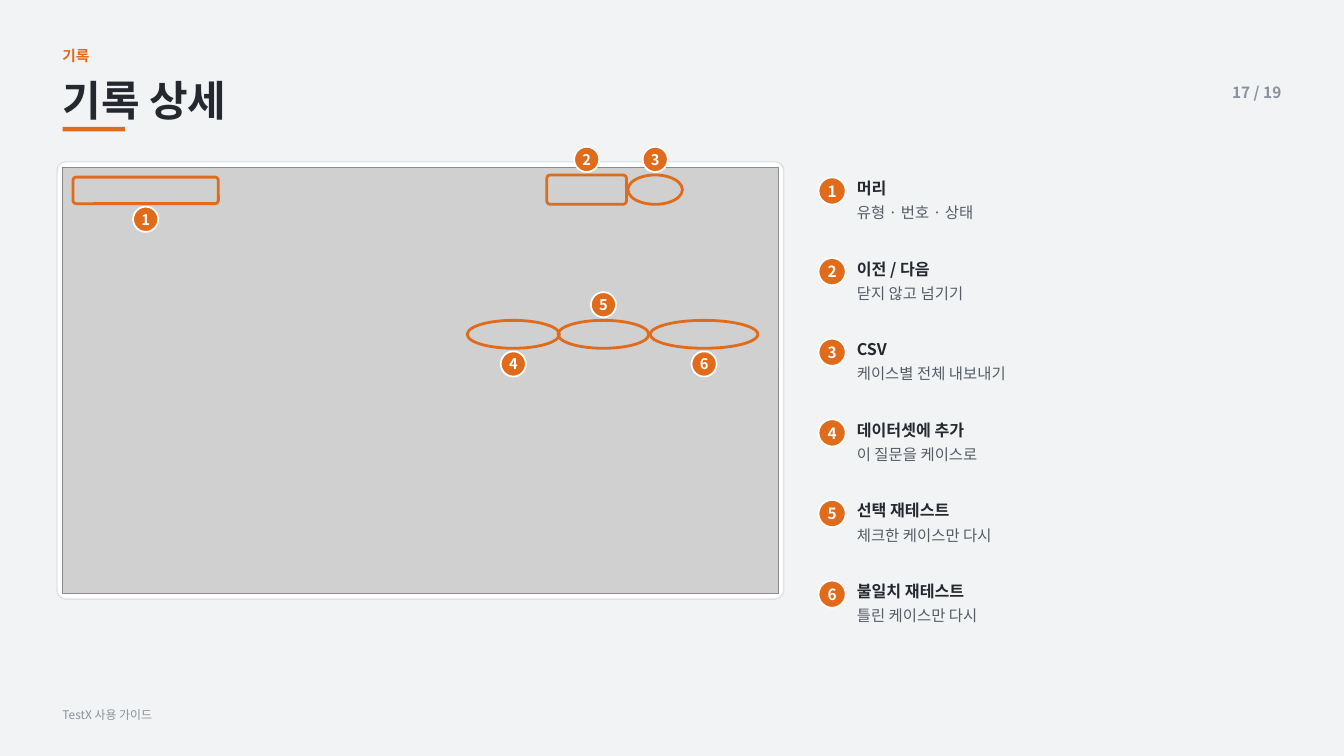
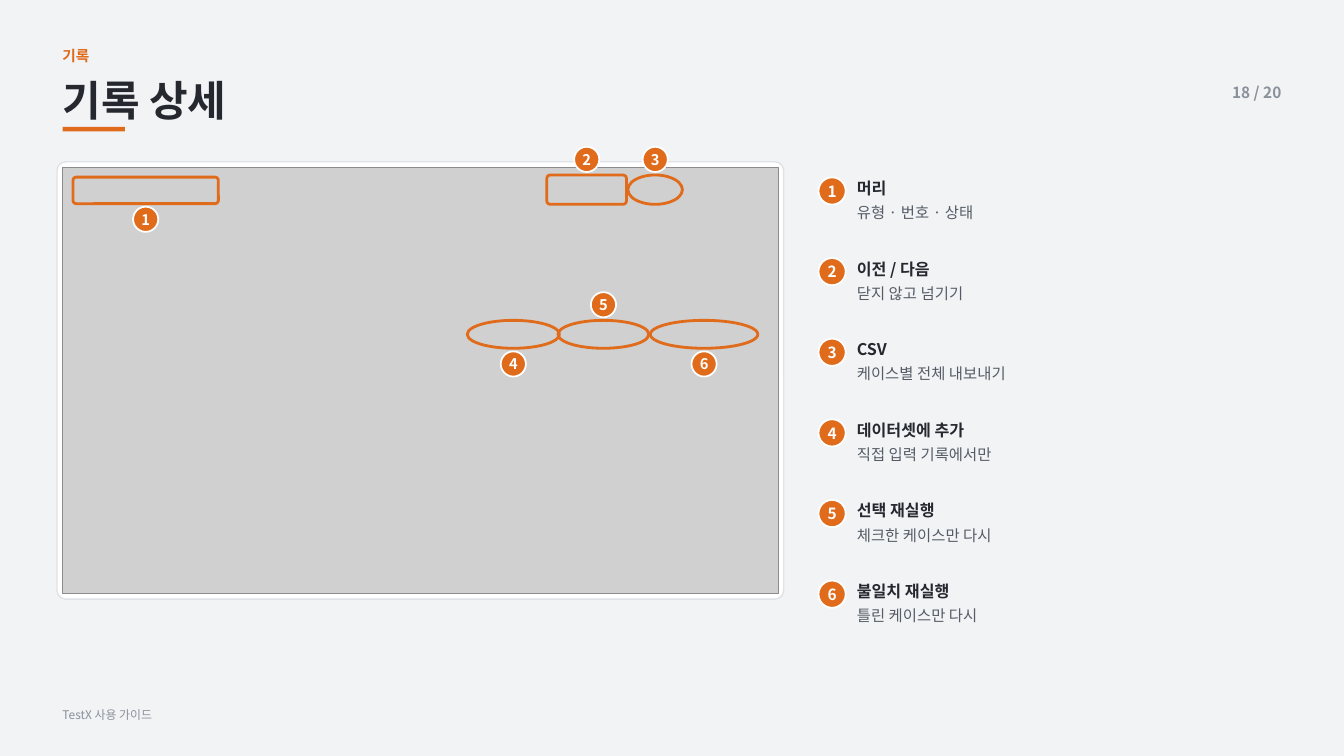
Before and after one commit to devGWeloper/AutoPrompt, a slide deck: slide 19 of TestX 사용 가이드.pptx (slide 18 before the commit). Drawn at 1344x756 pixels with LibreOffice and Linux fonts; fonts in the diff are those of the drawing; grey boxes stand for pictures. Boxes give left, top, right and bottom in pixels: in the first picture for what was removed or moved away, otherwise in the second. Text is boxed around its words. In the diff, an @@ line names an element or a change of style, - is before the commit and + after.

```diff
--- a/TestX 사용 가이드.pptx
+++ b/TestX 사용 가이드.pptx
@@ text at (1232, 86, 1281, 98): text changed @@
-17 / 19
+18 / 20
@@ text at (857, 447, 992, 461): text changed @@
-이 질문을 케이스로
+직접 입력 기록에서만
@@ text at (857, 502, 934, 518): text changed @@
-선택 재테스트
+선택 재실행
@@ text at (857, 583, 950, 599): text changed @@
-불일치 재테스트
+불일치 재실행
```
Also in this commit, not shown: 18 other slides changed, 1 slide added, 6 other files.
